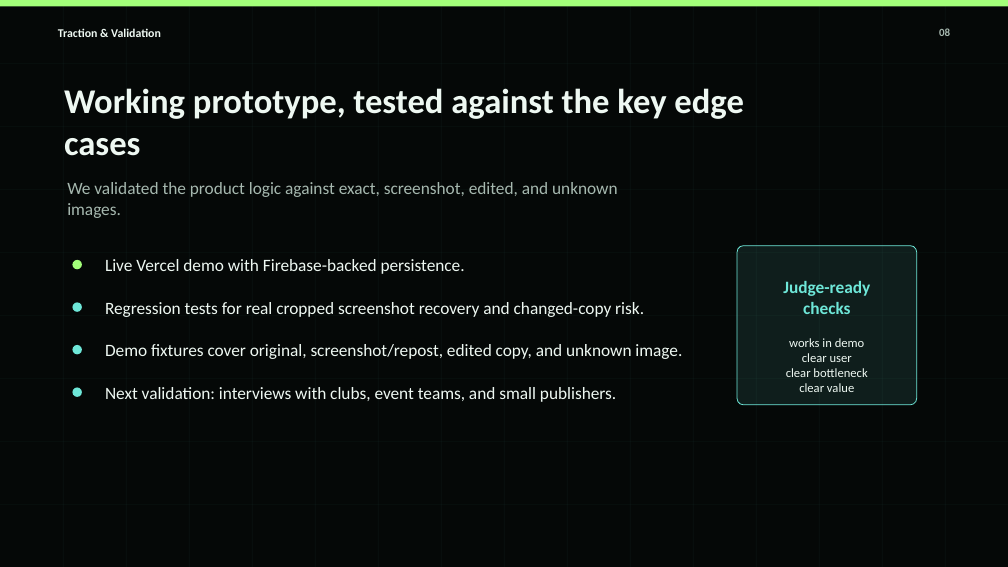
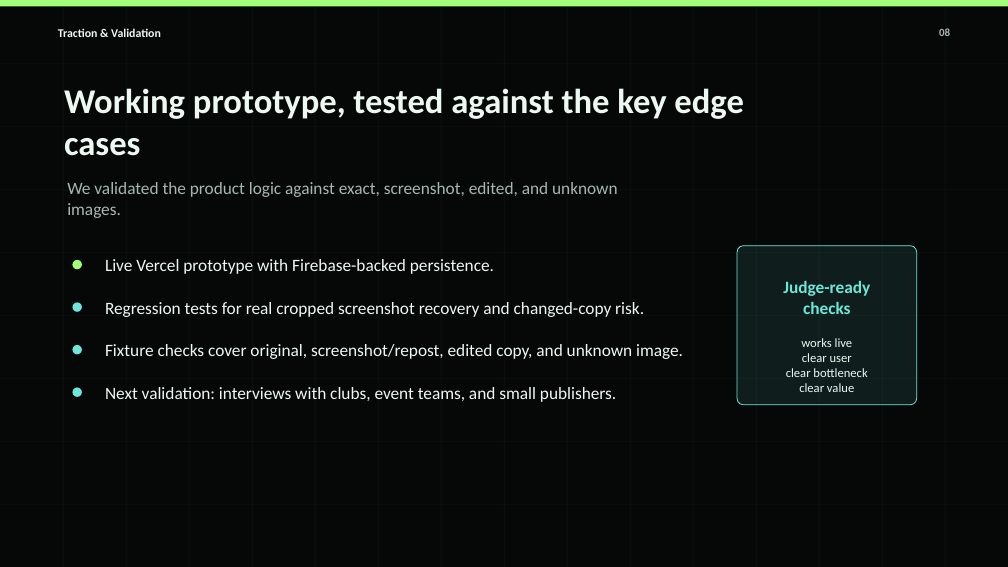
Before and after one commit to mx1204/ContentSeal, a slide deck: slide 8 of outputs/ContentSeal_Pitch_Deck.pptx. Drawn at 1008x567 pixels with LibreOffice and Linux fonts; fonts in the diff are those of the drawing. Boxes give left, top, right and bottom in pixels: in the first picture for what was removed or moved away, otherwise in the second. Text is boxed around its words. In the diff, an @@ line names an element or a change of style, - is before the commit and + after.

```diff
--- a/outputs/ContentSeal_Pitch_Deck.pptx
+++ b/outputs/ContentSeal_Pitch_Deck.pptx
@@ text at <box>105,259,494,274</box>: text changed @@
-Live Vercel demo with Firebase-backed persistence.
+Live Vercel prototype with Firebase-backed persistence.
@@ text at <box>105,344,683,359</box>: text changed @@
-Demo fixtures cover original, screenshot/repost, edited copy, and unknown image.
+Fixture checks cover original, screenshot/repost, edited copy, and unknown image.
@@ text at <box>801,338,853,347</box>: text changed @@
-works in demo
+works live
```
Also in this commit, not shown: 2 other slides changed, 9 other files.
